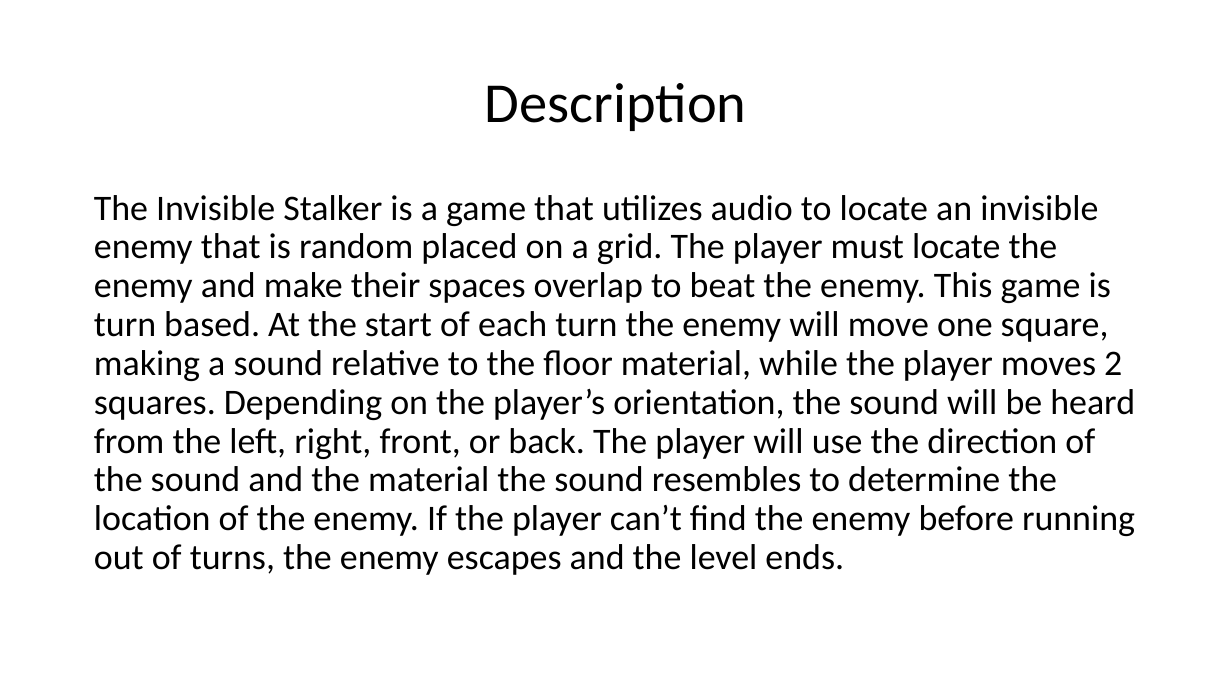
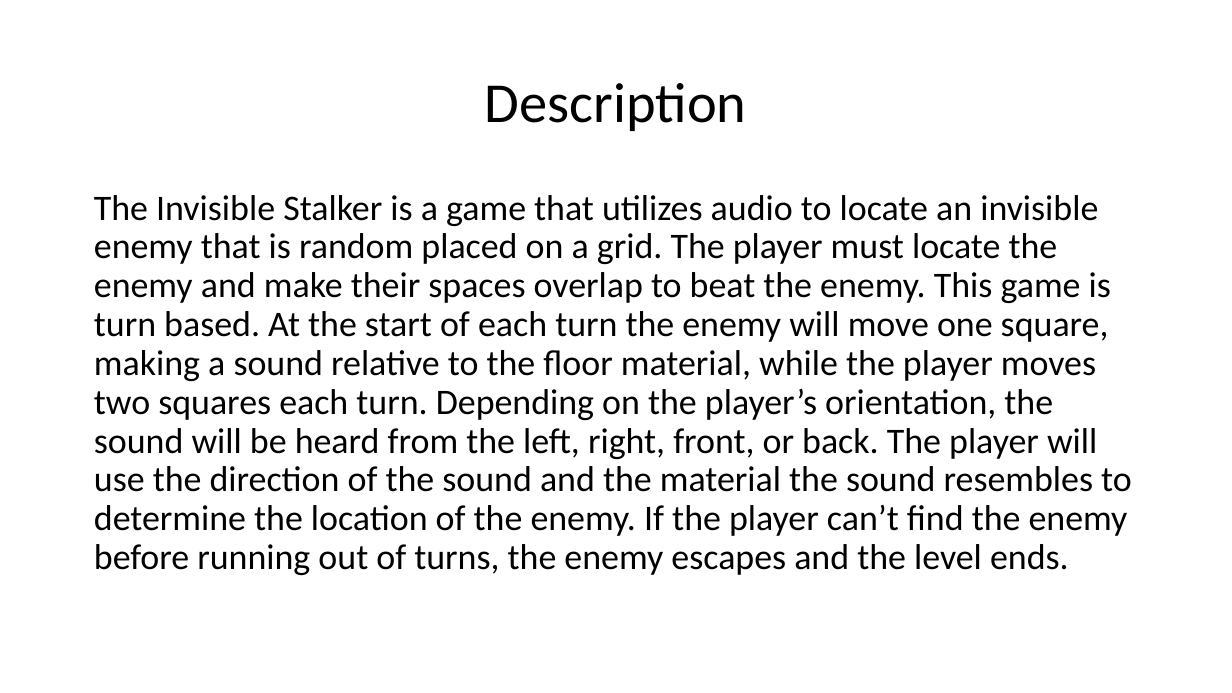
Before and after one commit to WyattSt/group-2, a slide deck: slide 3 of The Invisible Stalker.pptx. Drawn at 1232x693 pixels with LibreOffice and Linux fonts; fonts in the diff are those of the drawing. Boxes give left, top, right and bottom in pixels: in the first picture for what was removed or moved away, otherwise in the second. Text is boxed around its words. In the diff, an @@ line names an element or a change of style, - is before the commit and + after.

Commit message:
slight error fixes

```diff
--- a/The Invisible Stalker.pptx
+++ b/The Invisible Stalker.pptx
@@ text at (x1=94, y1=195, x2=1132, y2=575): text changed @@
-The Invisible Stalker is a game that utilizes audio to locate an invisible enemy that is random placed on a grid. The player must locate the enemy and make their spaces overlap to beat the enemy. This game is turn based. At the start of each turn the enemy will move one square, making a sound relative to the floor material, while the player moves 2 squares. Depending on the player’s orientation, the sound will be heard from the left, right, front, or back. The player will use the direction of the sound and the material the sound resembles to determine the location of the enemy. If the player can’t find the enemy before running out of turns, the enemy escapes and the level ends.
+The Invisible Stalker is a game that utilizes audio to locate an invisible enemy that is random placed on a grid. The player must locate the enemy and make their spaces overlap to beat the enemy. This game is turn based. At the start of each turn the enemy will move one square, making a sound relative to the floor material, while the player moves two squares each turn. Depending on the player’s orientation, the sound will be heard from the left, right, front, or back. The player will use the direction of the sound and the material the sound resembles to determine the location of the enemy. If the player can’t find the enemy before running out of turns, the enemy escapes and the level ends.
```
